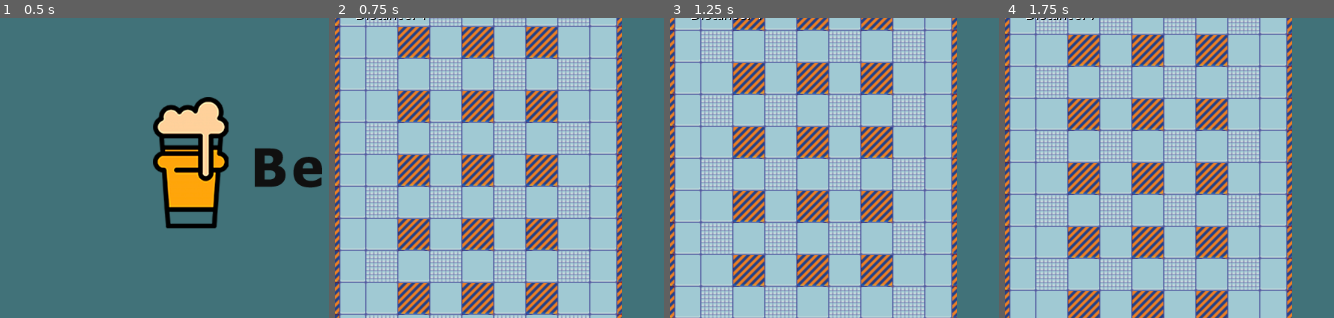
Above: before the commit, frames 1-4 (left to right).
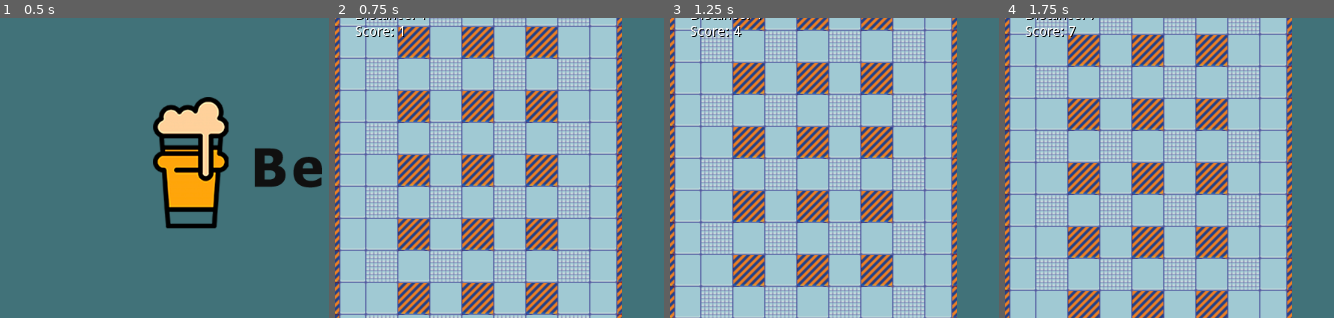
Above: after the commit, the same moments.

Repository: ziaber/beer_balance_game
Game: Godot game, scene res://MainMenu.tscn
The game is run twice, just before and just after one commit, with the same random seed, the same clock (stepped at 60 frames per second) and the same inputs.
Inputs:
- Up to frame 1 (0.5 s): no input
- Up to frame 2 (0.75 s): click "Start" at 0.5 s
- Up to frame 3 (1.25 s): no input
- Up to frame 4 (1.75 s): hold Right (ui_right) from 1.28 s (still down)
The pictures show only the part of the screen within x 0-50%, y 5-55%; the shares and areas given below are measured in that part.

Frame 1 is identical in both runs. In frame 2, 0.3% of the frame differs, in the area x 6-22%, y 2-7%; in frame 3, 0.3%; in frame 4, 0.3%.

Commit message:
Added end screen

Diff:
--- /dev/null
+++ b/HoldMyBeer/Buttons/Restart.gd
@@ -0,0 +1,19 @@
+extends Button
+
+# Declare member variables here. Examples:
+# var a = 2
+# var b = "text"
+
+# Called when the node enters the scene tree for the first time.
+func _ready():
+	pass # Replace with function body.
+
+# Called every frame. 'delta' is the elapsed time since the previous frame.
+#func _process(delta):
+#	pass
+
+
+
+
+func _on_Restart_pressed():
+	get_tree().change_scene("res://main_scene.tscn")
--- /dev/null
+++ b/HoldMyBeer/Buttons/Restart.tscn
@@ -0,0 +1,8 @@
+[gd_scene load_steps=2 format=2]
+
+[ext_resource path="res://Buttons/MenuButton.tscn" type="PackedScene" id=1]
+
+[node name="ManuButton" index="0" instance=ExtResource( 1 )]
+
+[node name="Label" parent="." index="0"]
+text = "Restart"
--- /dev/null
+++ b/HoldMyBeer/EndScreen.gd
@@ -0,0 +1,13 @@
+extends Control
+
+# Declare member variables here. Examples:
+# var a = 2
+# var b = "text"
+
+# Called when the node enters the scene tree for the first time.
+func _ready():
+	$Content/Score.text = "Your score: " + str(floor(globals.score))
+
+# Called every frame. 'delta' is the elapsed time since the previous frame.
+#func _process(delta):
+#	pass
--- /dev/null
+++ b/HoldMyBeer/EndScreen.tscn
@@ -0,0 +1,64 @@
+[gd_scene load_steps=7 format=2]
+
+[ext_resource path="res://EndScreen.gd" type="Script" id=1]
+[ext_resource path="res://Montserrat-ExtraBold.ttf" type="DynamicFontData" id=2]
+[ext_resource path="res://Buttons/Restart.tscn" type="PackedScene" id=3]
+[ext_resource path="res://Buttons/Restart.gd" type="Script" id=4]
+
+[sub_resource type="DynamicFont" id=1]
+size = 74
+outline_size = 10
+outline_color = Color( 0.0470588, 0.0470588, 0.0470588, 1 )
+font_data = ExtResource( 2 )
+
+[sub_resource type="DynamicFont" id=2]
+size = 31
+font_data = ExtResource( 2 )
+
+[node name="EndScreen" type="Control"]
+anchor_right = 1.0
+anchor_bottom = 1.0
+script = ExtResource( 1 )
+
+[node name="Content" type="VBoxContainer" parent="."]
+margin_left = 120.0
+margin_top = 80.0
+margin_right = 680.0
+margin_bottom = 520.0
+
+[node name="GameOver" type="Label" parent="Content"]
+margin_right = 560.0
+margin_bottom = 91.0
+custom_fonts/font = SubResource( 1 )
+text = "GAME OVER !"
+
+[node name="Score" type="Label" parent="Content"]
+margin_top = 95.0
+margin_right = 560.0
+margin_bottom = 134.0
+custom_fonts/font = SubResource( 2 )
+text = "Your score: "
+
+[node name="Center Row" type="HBoxContainer" parent="Content"]
+margin_top = 138.0
+margin_right = 560.0
+margin_bottom = 440.0
+size_flags_vertical = 3
+
+[node name="Buttons" type="VBoxContainer" parent="Content/Center Row"]
+margin_right = 560.0
+margin_bottom = 302.0
+size_flags_horizontal = 3
+
+[node name="Spacer" type="VBoxContainer" parent="Content/Center Row/Buttons"]
+margin_right = 560.0
+margin_bottom = 238.0
+size_flags_horizontal = 3
+size_flags_vertical = 3
+
+[node name="Restart" parent="Content/Center Row/Buttons" instance=ExtResource( 3 )]
+margin_top = 242.0
+margin_bottom = 302.0
+rect_min_size = Vector2( 0, 60 )
+script = ExtResource( 4 )
+[connection signal="pressed" from="Content/Center Row/Buttons/Restart" to="Content/Center Row/Buttons/Restart" method="_on_Restart_pressed"]
--- a/HoldMyBeer/globals.gd
+++ b/HoldMyBeer/globals.gd
@@ -2,3 +2,5 @@
 
 var speed  = 200
 var max_speed = 200
+
+var score = 0
--- a/HoldMyBeer/main_scene.gd
+++ b/HoldMyBeer/main_scene.gd
@@ -5,14 +5,18 @@
 var next_obstacle_distance = 10
 var nav_x_position_choices = []
 func _ready():
+	globals.score = 0;
 	var width = 288
 	for i in [1, 3, 5]:
 		nav_x_position_choices.append(i * width/6)
 
 func _process(delta):
 	globals.speed = lerp(globals.speed, globals.max_speed, 0.01)
+
 	distance += globals.speed * delta * 0.03
-	$GUI/Distance.text = "Distance: " + str(floor(distance))
+	globals.score += globals.speed * delta * 0.03
+
+	$GUI/Distance.text = "Distance: " + str(floor(distance)) + "\nScore: " + str(floor(globals.score))
 
 	if int(distance) == next_obstacle_distance:
 		var new_obstacle = obstacle_object.get_obstacle() as Obstacle
@@ -20,3 +24,9 @@
 		new_obstacle.position = Vector2(nav_x_position_choices[randi() % 3], -100)
 		add_child(new_obstacle)
 		next_obstacle_distance += 15
+
+	if int(distance) == 100:
+		_go_to_end_screen()
+
+func _go_to_end_screen():
+		get_tree().change_scene("res://EndScreen.tscn")
